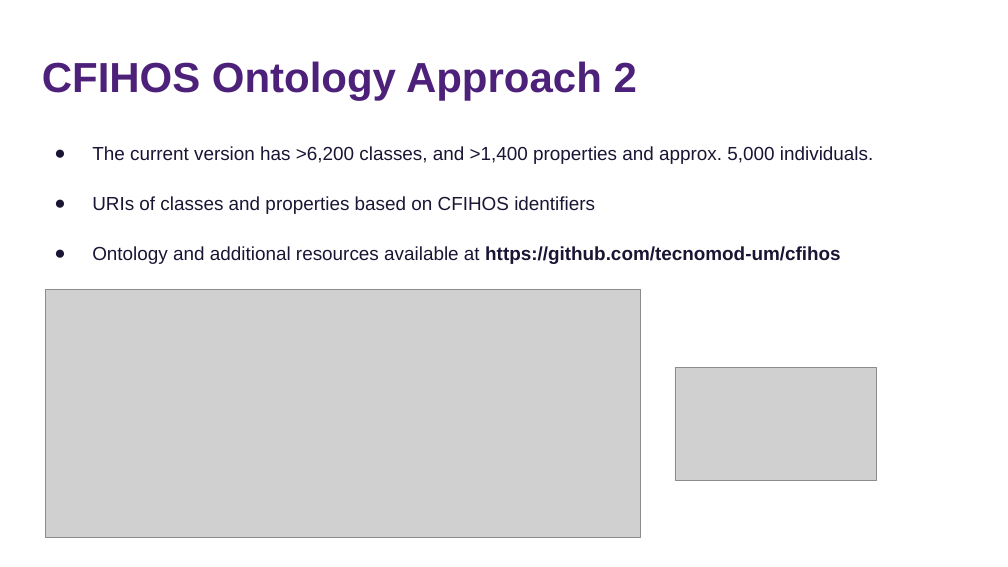
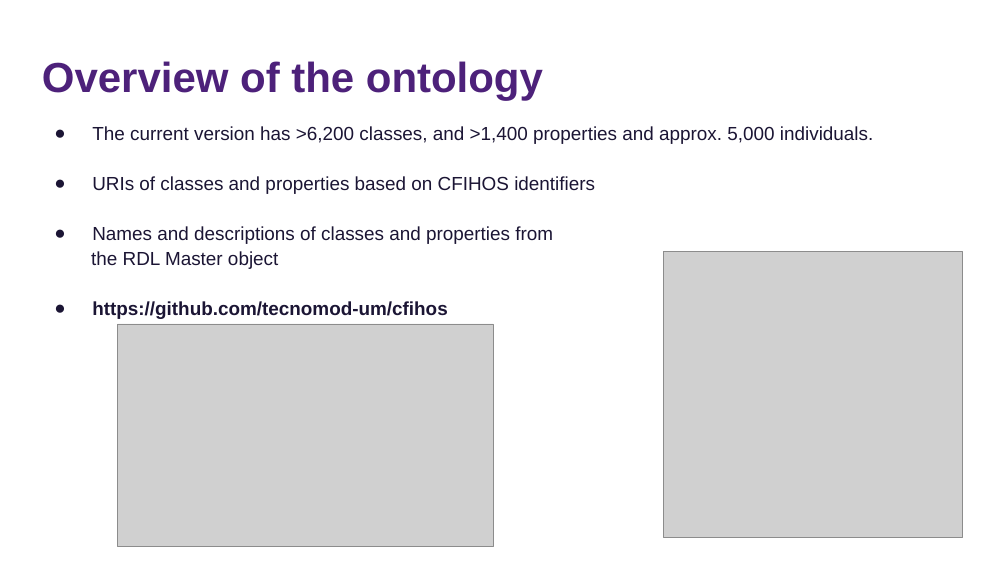
Before and after one commit to tecnomod-um/cfihos, a slide deck: slide 13 of docs/cfihos-ontology.pptx. Drawn at 1008x567 pixels with LibreOffice and Linux fonts; fonts in the diff are those of the drawing; grey boxes stand for pictures. Boxes give left, top, right and bottom in pixels: in the first picture for what was removed or moved away, otherwise in the second. Text is boxed around its words. In the diff, an @@ line names an element or a change of style, - is before the commit and + after.

```diff
--- a/docs/cfihos-ontology.pptx
+++ b/docs/cfihos-ontology.pptx
@@ title at (42,61,543,101): text changed @@
-CFIHOS Ontology Approach 2
+Overview of the ontology
@@ text "The current version has >6,200 ...": place and size @@
-text "The current version has >6,200 ..." at (92,146,873,264)
+text "The current version has >6,200 ..." at (91,126,873,319)
@@ text at (91,226,553,319): text changed @@
-● Ontology and additional resources available at https://github.com/tecnomod-um/cfihos
+● Names and descriptions of classes and properties from
+the RDL Master object
+● https://github.com/tecnomod-um/cfihos
@@ picture added at (664,252,963,538) @@
@@ picture: place and size @@
-picture at (45,290,641,538)
+picture at (118,324,494,547)
@@ picture removed at (675,368,877,480) @@
```
Also in this commit, not shown: 20 other slides changed, 2 slides added, 5 slides removed, 1 other file.
